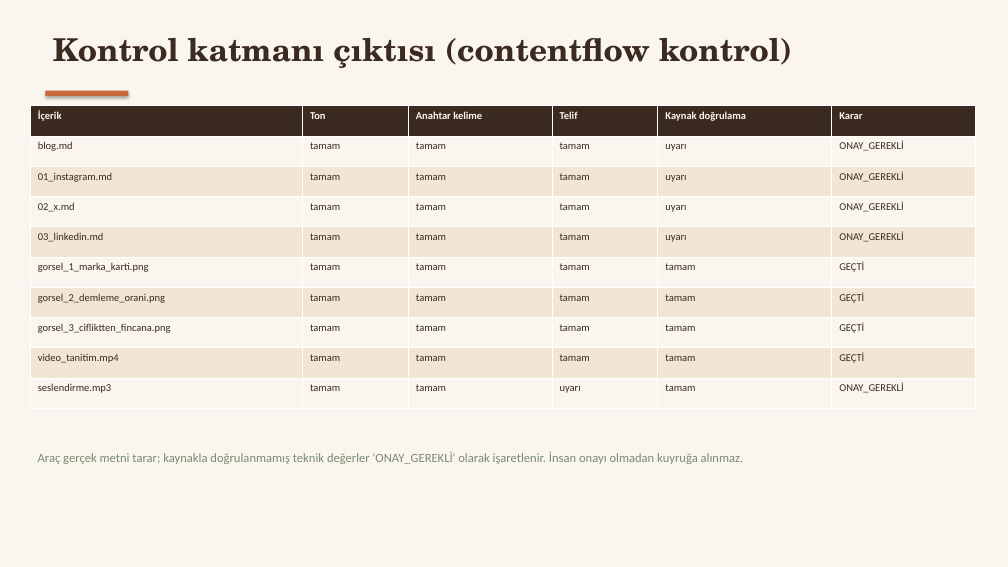
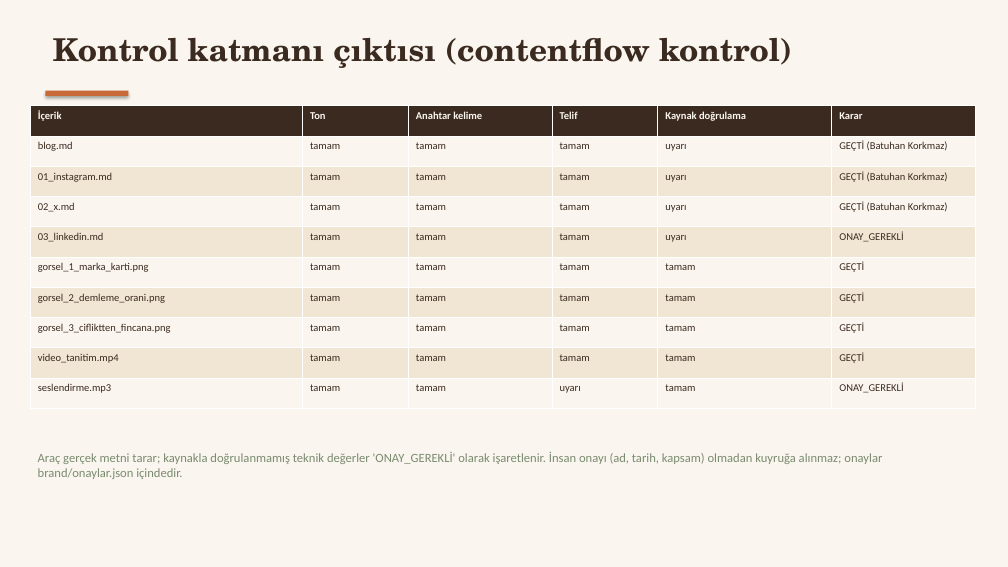
Before and after one commit to b4tukk/contentflow-kivam-kahve, a slide deck: slide 14 of deliverables/ContentFlow_Kivam_Kahve_Teslim_Sunumu.pptx. Drawn at 1008x567 pixels with LibreOffice and Linux fonts; fonts in the diff are those of the drawing. Boxes give left, top, right and bottom in pixels: in the first picture for what was removed or moved away, otherwise in the second. Text is boxed around its words. In the diff, an @@ line names an element or a change of style, - is before the commit and + after.

Commit message:
Demleme değerleri onayı kaydedildi; üretken görsel/video rehberi eklendi

```diff
--- a/deliverables/ContentFlow_Kivam_Kahve_Teslim_Sunumu.pptx
+++ b/deliverables/ContentFlow_Kivam_Kahve_Teslim_Sunumu.pptx
@@ table at [30,106,975,408] @@
-row 2, column 6: ONAY_GEREKLİ
+row 2, column 6: GEÇTİ (Batuhan Korkmaz)
-row 3, column 6: ONAY_GEREKLİ
+row 3, column 6: GEÇTİ (Batuhan Korkmaz)
-row 4, column 6: ONAY_GEREKLİ
+row 4, column 6: GEÇTİ (Batuhan Korkmaz)
@@ text at [38,452,882,479]: text changed @@
-Araç gerçek metni tarar; kaynakla doğrulanmamış teknik değerler 'ONAY_GEREKLİ' olarak işaretlenir. İnsan onayı olmadan kuyruğa alınmaz.
+Araç gerçek metni tarar; kaynakla doğrulanmamış teknik değerler 'ONAY_GEREKLİ' olarak işaretlenir. İnsan onayı (ad, tarih, kapsam) olmadan kuyruğa alınmaz; onaylar brand/onaylar.json içindedir.
```
Also in this commit, not shown: 1 other slide changed, 11 other files.
